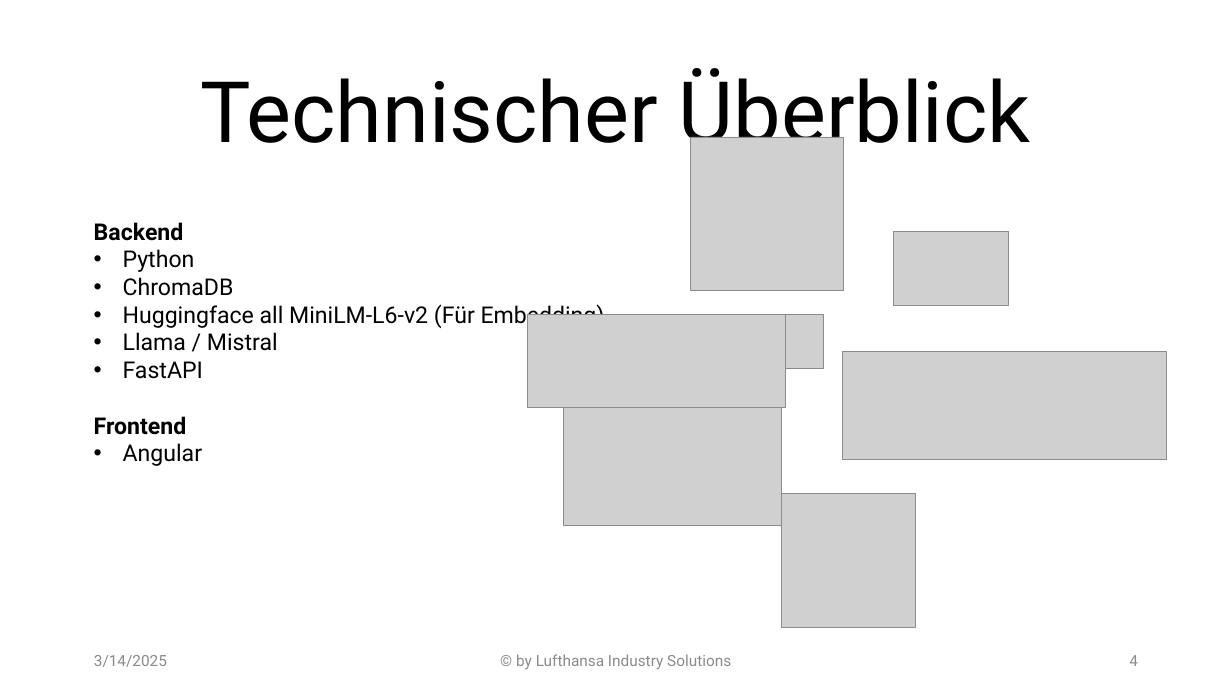
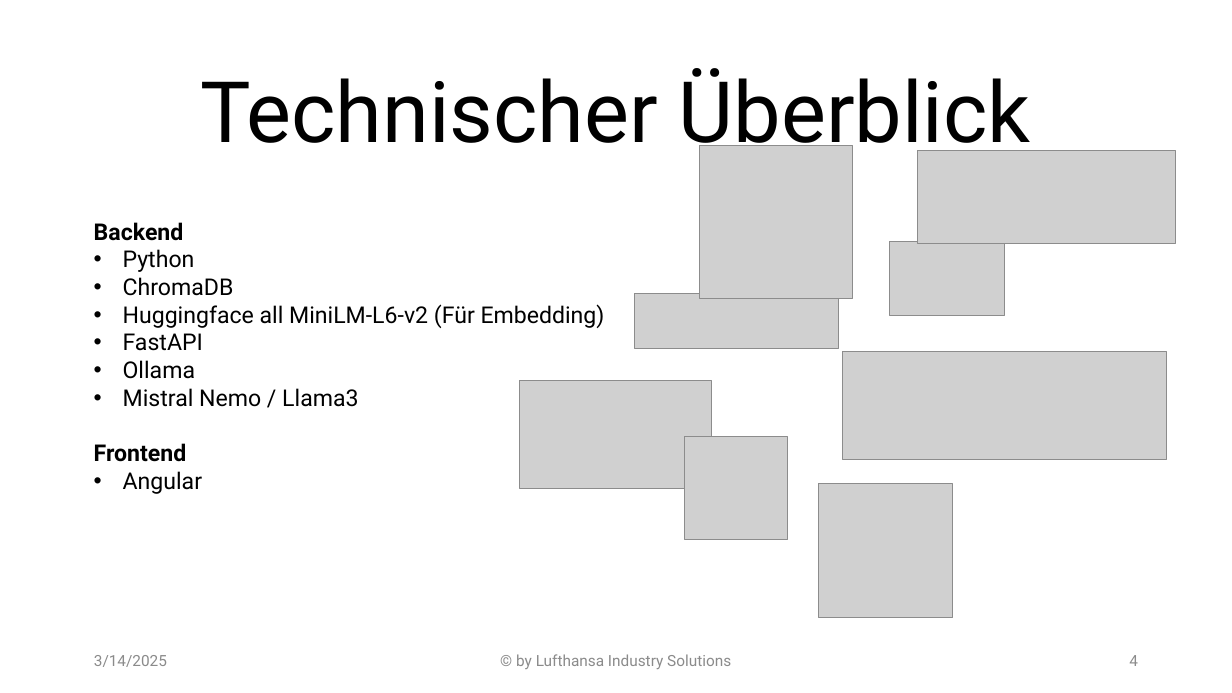
Before and after one commit to Lukassa92/KI-Hackathon, a slide deck: slide 4 of Lufthansa Solutions Squad/Wolfi_Präsentation.pptx. Drawn at 1232x693 pixels with LibreOffice and Linux fonts; fonts in the diff are those of the drawing; grey boxes stand for pictures; background and template pictures are left out. Boxes give left, top, right and bottom in pixels: in the first picture for what was removed or moved away, otherwise in the second. Text is boxed around its words. In the diff, an @@ line names an element or a change of style, - is before the commit and + after.

```diff
--- a/Lufthansa Solutions Squad/Wolfi_Präsentation.pptx
+++ b/Lufthansa Solutions Squad/Wolfi_Präsentation.pptx
@@ picture moved from (x1=690, y1=137, x2=844, y2=290) to (x1=700, y1=145, x2=853, y2=299) @@
@@ picture moved from (x1=528, y1=314, x2=786, y2=408) to (x1=918, y1=151, x2=1176, y2=244) @@
@@ picture moved from (x1=894, y1=231, x2=1008, y2=305) to (x1=890, y1=241, x2=1005, y2=315) @@
@@ picture moved from (x1=620, y1=314, x2=824, y2=369) to (x1=634, y1=294, x2=838, y2=348) @@
@@ text at (x1=123, y1=332, x2=278, y2=351): paragraph removed @@
-• Llama / Mistral
@@ text at (x1=123, y1=360, x2=358, y2=407): paragraphs added @@
+• Ollama
+• Mistral Nemo / Llama3
@@ picture resized from (x1=564, y1=403, x2=782, y2=526) to (x1=520, y1=381, x2=712, y2=489) @@
@@ picture added at (x1=685, y1=437, x2=787, y2=540) @@
@@ picture moved from (x1=782, y1=494, x2=916, y2=628) to (x1=819, y1=484, x2=953, y2=618) @@
```
Also in this commit, not shown: 1 other slide changed.
